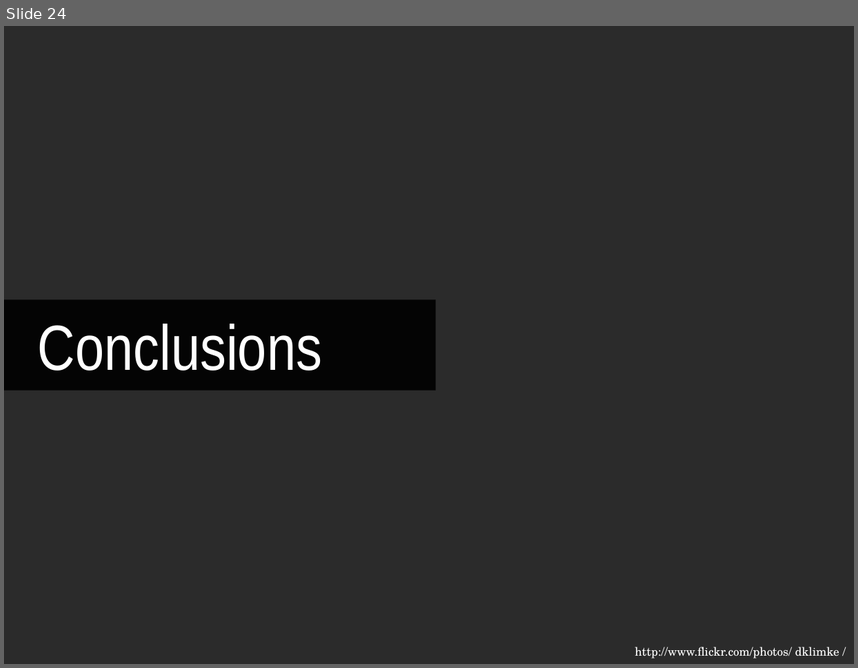
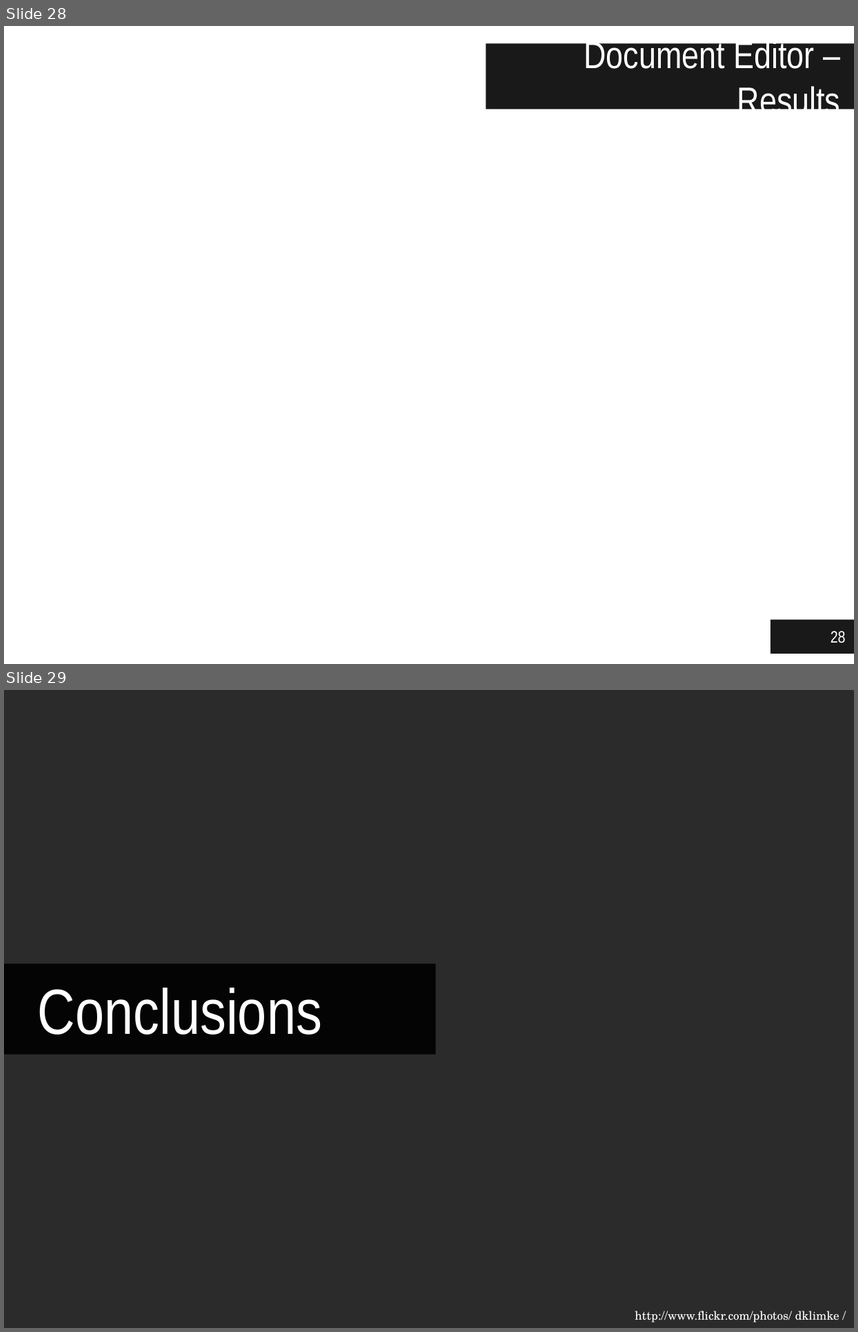
Before and after one commit to jgradim/thesis, a slide deck: presentations/jgradim-presentation.pptx. Shown one above the other, each under a label of ours: slide 24 before the commit, slides 28 and 29 after it. The pictures are 858x668 and 858x1332 pixels, drawn with LibreOffice and Linux fonts; fonts in the diff are those of the drawing; background and template pictures are left out; a plain dark background stands for a picture behind light text. Boxes give left, top, right and bottom in pixels: in the first picture for what was removed or moved away, otherwise in the second. Text is boxed around its words. In the diff, an @@ line names an element or a change of style, - is before the commit and + after.

```diff
--- a/presentations/jgradim-presentation.pptx
+++ b/presentations/jgradim-presentation.pptx
@@ slide 28 added at bbox=[4, 26, 854, 664], background #FFFFFF @@
@@ title added at bbox=[486, 44, 854, 109], fill #000000 at 90% opacity, 32 pt, text #FFFFFF @@
+Document Editor – Results
@@ page number added at bbox=[771, 619, 854, 653], fill #000000 at 90% opacity, 14 pt, text #FFFFFF @@
+28
@@ what was slide 24 is now slide 29 @@
```
Also in this commit, not shown: 23 slides changed, 6 other slides added, 2 slides removed.
